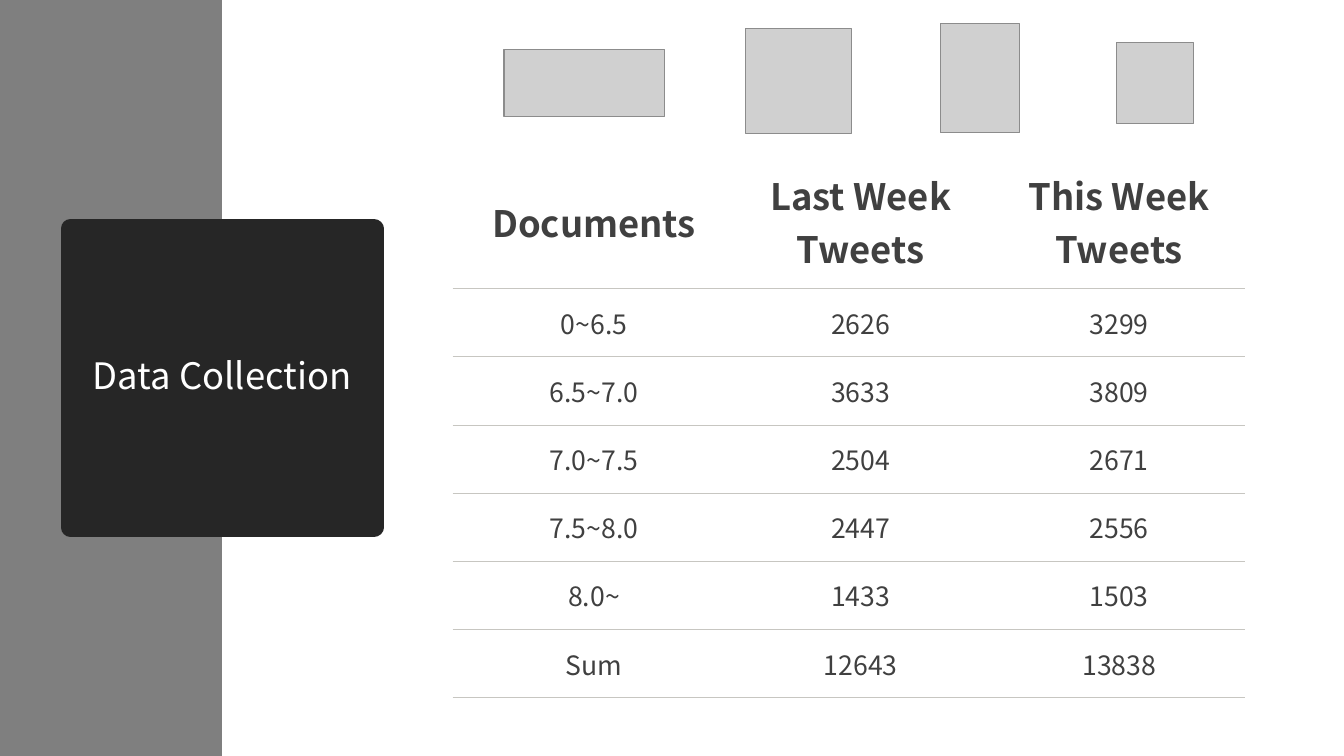
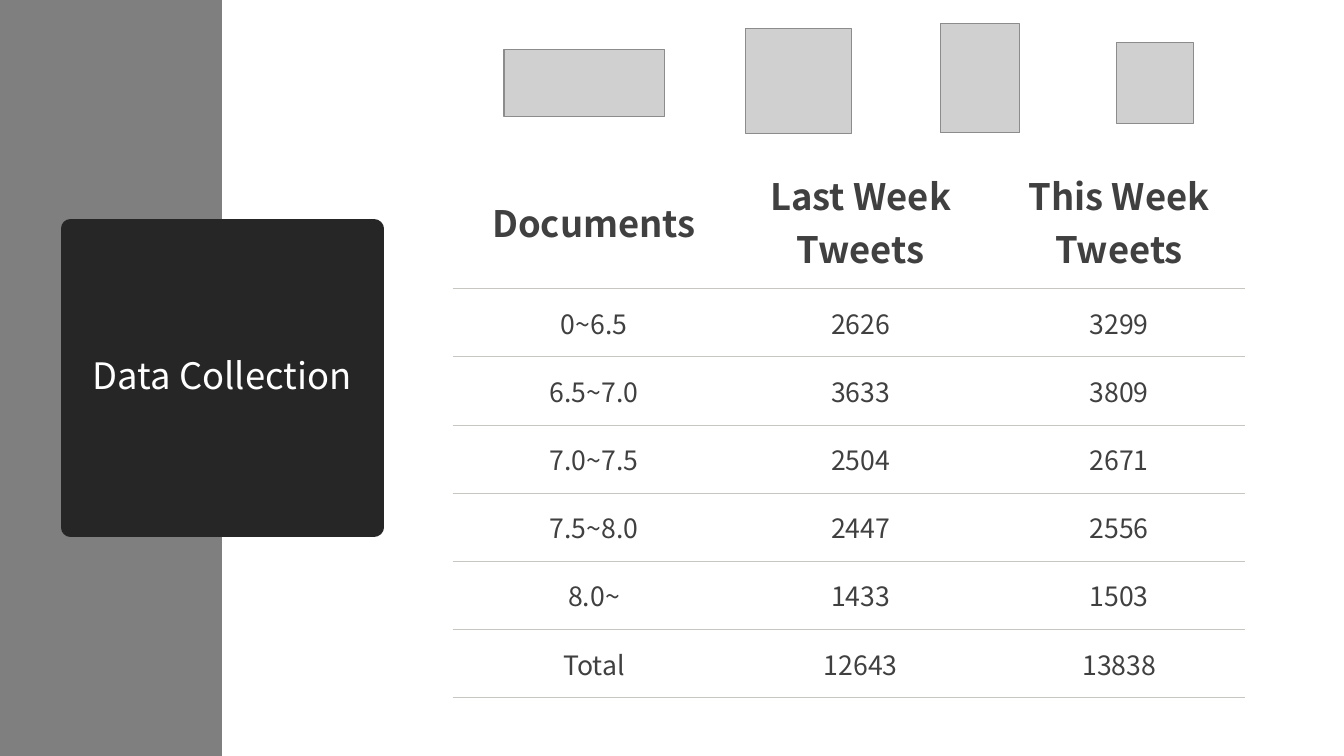
Before and after one commit to irun-soccer/irun, a slide deck: slide 8 of docs/nlp_IRun_05.pptx. Drawn at 1344x756 pixels with LibreOffice and Linux fonts; fonts in the diff are those of the drawing; grey boxes stand for pictures. Boxes give left, top, right and bottom in pixels: in the first picture for what was removed or moved away, otherwise in the second. Text is boxed around its words. In the diff, an @@ line names an element or a change of style, - is before the commit and + after.

```diff
--- a/docs/nlp_IRun_05.pptx
+++ b/docs/nlp_IRun_05.pptx
@@ table at [453,153,1245,684] @@
-row 7, column 1: Sum
+row 7, column 1: Total
```
Also in this commit, not shown: 3 other slides changed.
